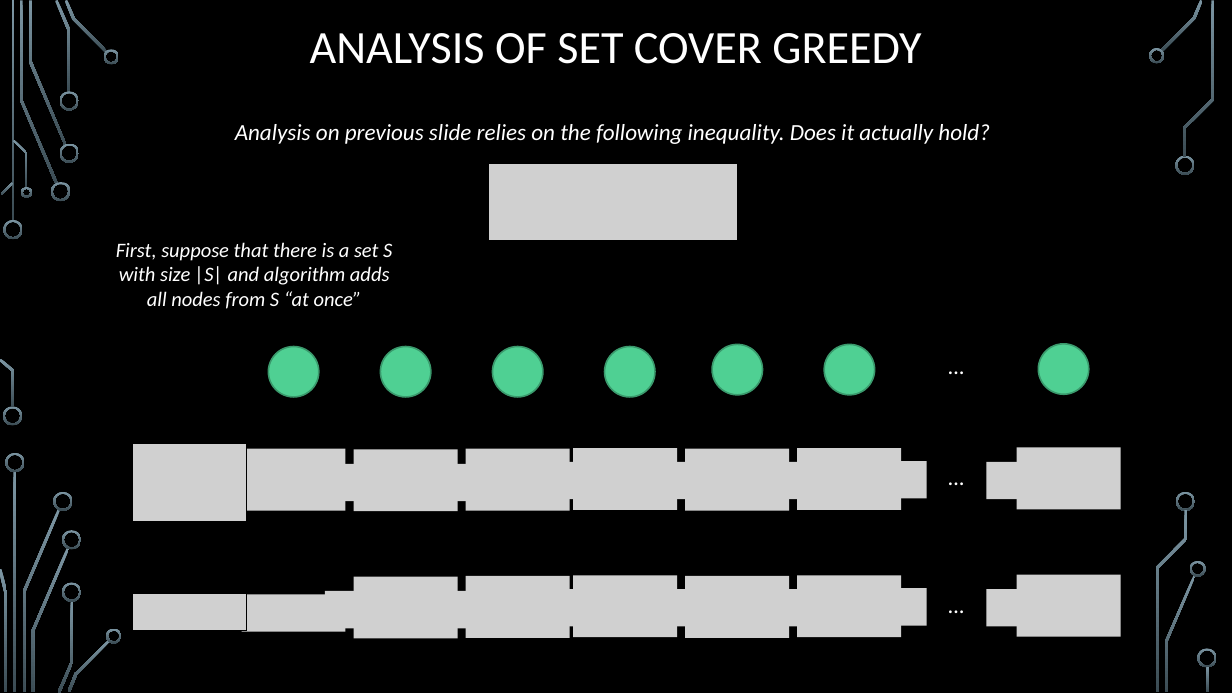
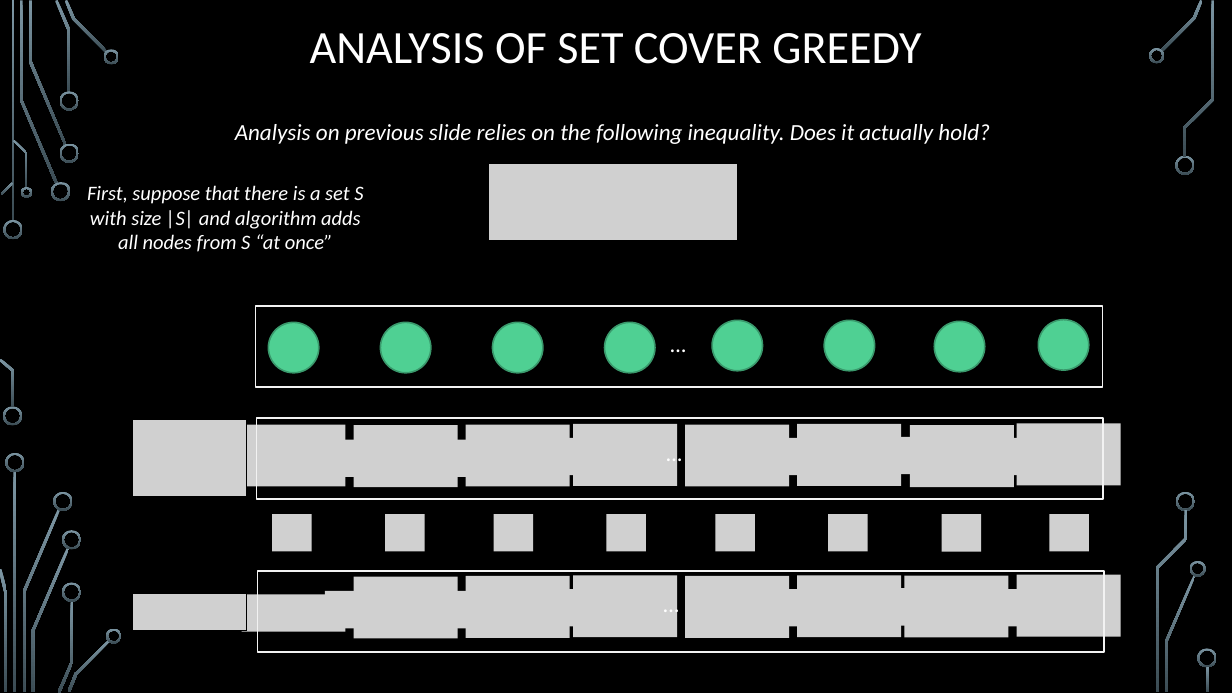
Before and after one commit to janiceeguo/advAlgo, a slide deck: slide 35 of slides/Approx-01-Intro.pptx. Drawn at 1232x693 pixels with LibreOffice and Linux fonts; fonts in the diff are those of the drawing; grey boxes stand for pictures; background and template pictures are left out. Boxes give left, top, right and bottom in pixels: in the first picture for what was removed or moved away, otherwise in the second. Text is boxed around its words. In the diff, an @@ line names an element or a change of style, - is before the commit and + after.

```diff
--- a/slides/Approx-01-Intro.pptx
+++ b/slides/Approx-01-Intro.pptx
@@ text "First, suppose that there is ...": place and size @@
-text "First, suppose that there is ..." at [116,242,392,309]
+text "First, suppose that there is ..." at [87,185,363,252]
@@ rectangle added at [256,306,1104,387], outline #F2F2F2 1.25 pt @@
@@ text "…" rewrapped from [905,347,1009,412] to [627,325,731,362] @@
@@ ellipse added at [934,322,985,372], fill #4FD093, outline #3A9A6D 1.25 pt @@
@@ rectangle added at [257,418,1104,499], outline #F2F2F2 1.25 pt @@
@@ 14 pictures, 7 ellipses: place and size @@
-14 pictures, 7 ellipses at [132,344,1121,521]
+14 pictures, 7 ellipses at [132,320,1121,497]
@@ text "…" rewrapped from [905,458,1009,524] to [623,434,727,471] @@
@@ picture added at [910,425,1015,487] @@
@@ picture removed at [655,462,707,499] @@
@@ group added at [273,514,1090,552]: 8 pictures @@
@@ rectangle added at [258,571,1105,653], outline #F2F2F2 1.25 pt @@
@@ text "…" rewrapped from [905,586,1009,652] to [620,585,725,622] @@
@@ picture removed at [655,590,707,627] @@
@@ picture added at [905,576,1009,638] @@
```
Also in this commit, not shown: 1 other slide changed, 4 slides added, 1 slide removed, 2 other files.
